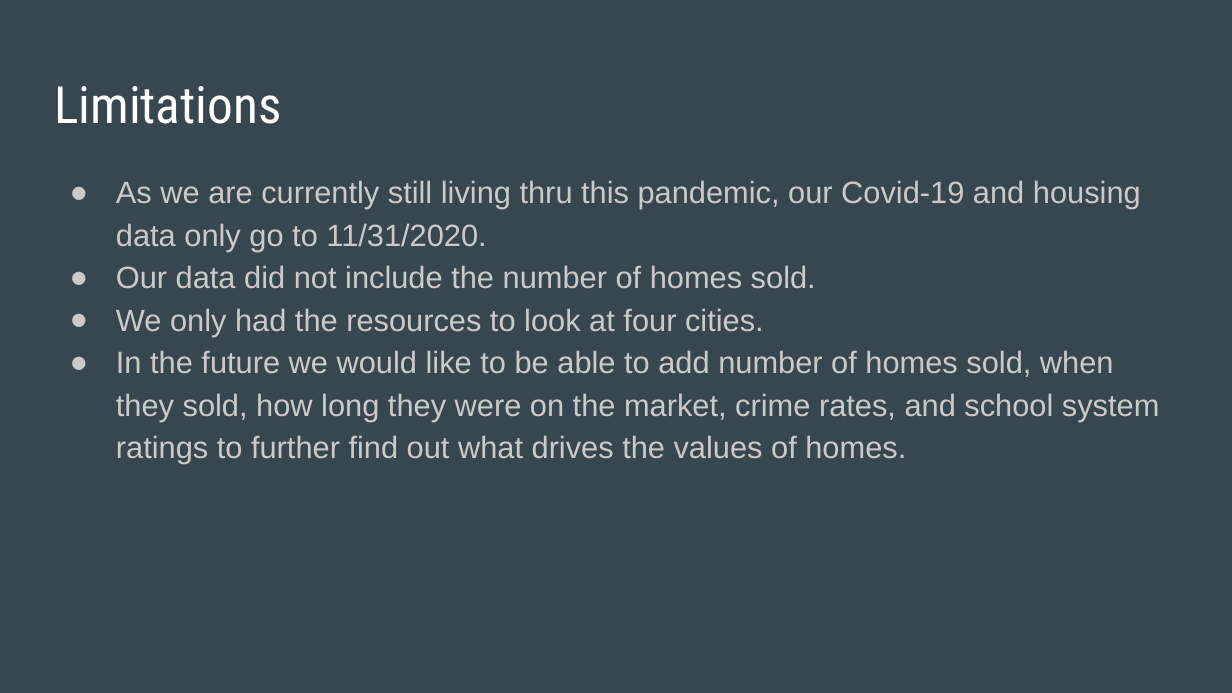
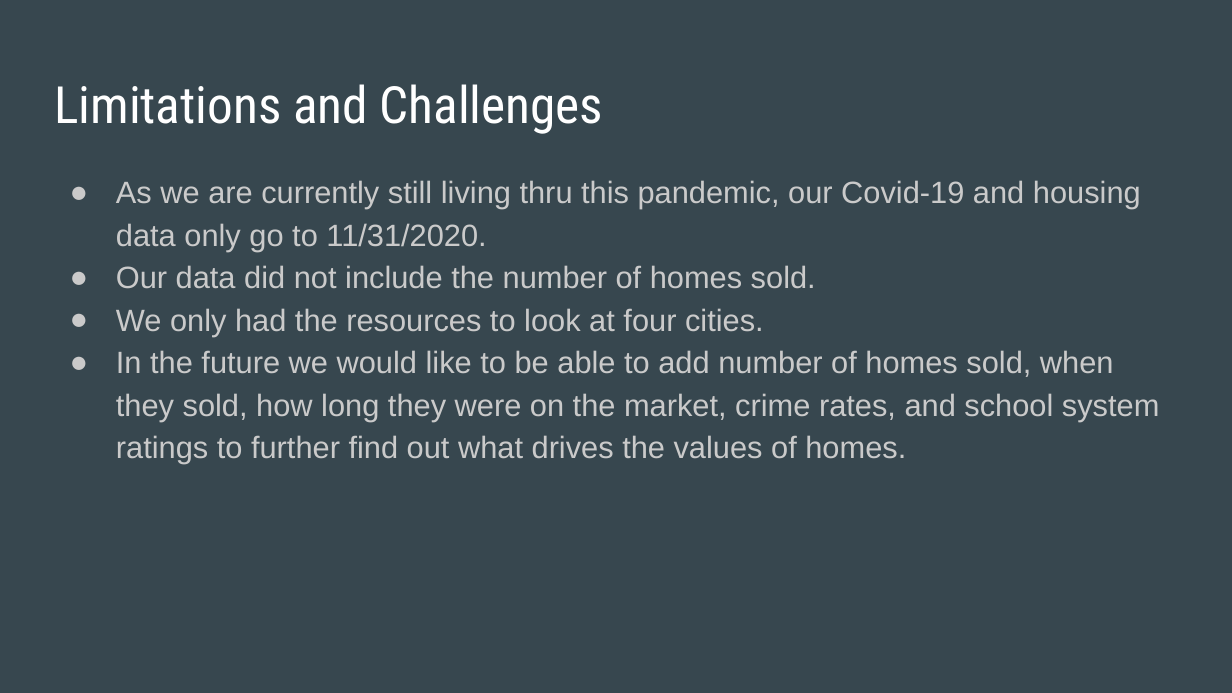
Before and after one commit to Jopinson/COVID19_Property_Pandemic, a slide deck: slide 18 of reports/PresentationSlides 2.0.pptx (slide 13 before the commit). Drawn at 1232x693 pixels with LibreOffice and Linux fonts; fonts in the diff are those of the drawing. Boxes give left, top, right and bottom in pixels: in the first picture for what was removed or moved away, otherwise in the second. Text is boxed around its words. In the diff, an @@ line names an element or a change of style, - is before the commit and + after.

```diff
--- a/reports/PresentationSlides 2.0.pptx
+++ b/reports/PresentationSlides 2.0.pptx
@@ title at [54,84,603,134]: text changed @@
-Limitations
+Limitations and Challenges
```
Also in this commit, not shown: 7 other slides changed, 5 slides added.
